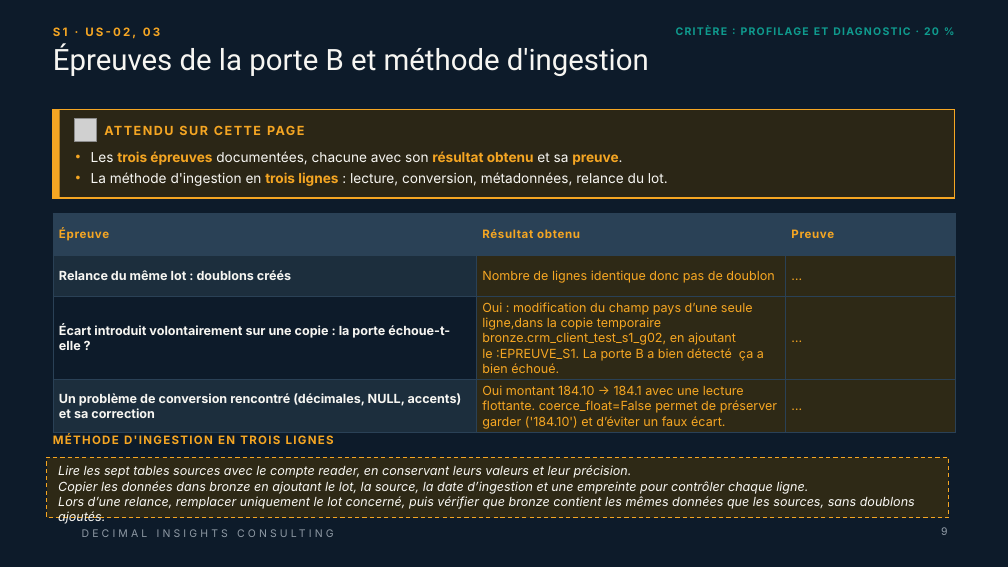
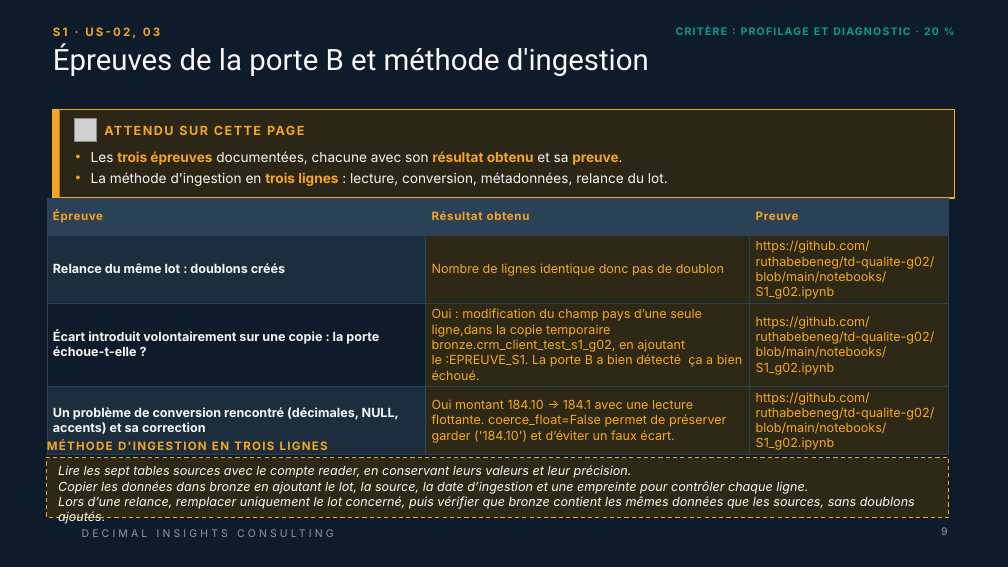
Before and after one commit to ruthabebeneg/td-qualite-g02, a slide deck: slide 9 of livrables/Livrable_Groupe_TD_AssurConnect.pptx. Drawn at 1008x567 pixels with LibreOffice and Linux fonts; fonts in the diff are those of the drawing; grey boxes stand for pictures; background and template pictures are left out. Boxes give left, top, right and bottom in pixels: in the first picture for what was removed or moved away, otherwise in the second. Text is boxed around its words. In the diff, an @@ line names an element or a change of style, - is before the commit and + after.

```diff
--- a/livrables/Livrable_Groupe_TD_AssurConnect.pptx
+++ b/livrables/Livrable_Groupe_TD_AssurConnect.pptx
@@ table at (47,198,949,454) @@
-row 2, column 3: …
+row 2, column 3: https://github.com/ruthabebeneg/td-qualite-g02/blob/main/notebooks/S1_g02.ipynb
-row 3, column 3: …
+row 3, column 3: https://github.com/ruthabebeneg/td-qualite-g02/blob/main/notebooks/S1_g02.ipynb
-row 4, column 3: …
+row 4, column 3: https://github.com/ruthabebeneg/td-qualite-g02/blob/main/notebooks/S1_g02.ipynb
@@ table: place and size @@
-table at (53,213,955,433)
+table at (47,198,949,454)
@@ text "MÉTHODE D'INGESTION EN TROIS LIGNES": place and size @@
-text "MÉTHODE D'INGESTION EN TROIS LIGNES" at (53,434,334,444)
+text "MÉTHODE D'INGESTION EN TROIS LIGNES" at (47,440,328,450)
```
Also in this commit, not shown: 3 other slides changed.
